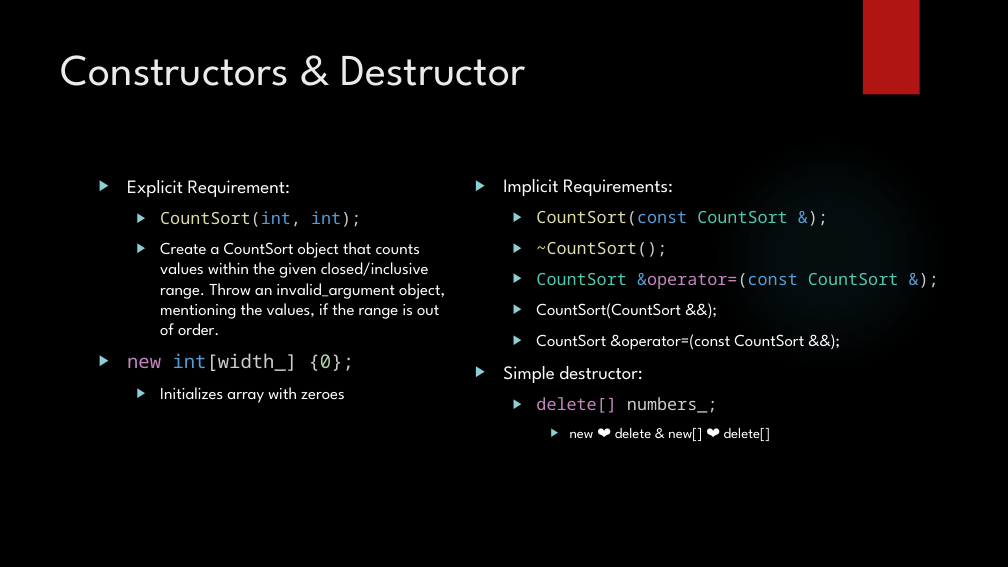
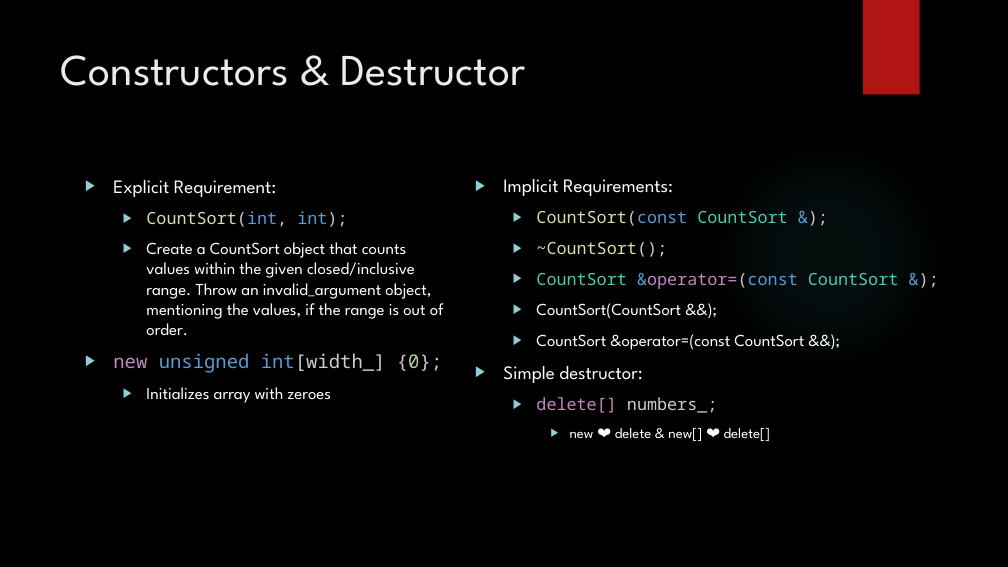
Before and after one commit to dgaron/cs253, a slide deck: slide 5 of Presentation/HW7_presentation.pptx. Drawn at 1008x567 pixels with LibreOffice and Linux fonts; fonts in the diff are those of the drawing; background and template pictures are left out. Boxes give left, top, right and bottom in pixels: in the first picture for what was removed or moved away, otherwise in the second. Text is boxed around its words. In the diff, an @@ line names an element or a change of style, - is before the commit and + after.

Commit message:
numbers_ array is unsigned int, size_ uses unsigned long

```diff
--- a/Presentation/HW7_presentation.pptx
+++ b/Presentation/HW7_presentation.pptx
@@ text "Explicit Requirement:" moved from (x1=127, y1=180, x2=445, y2=403) to (x1=113, y1=180, x2=444, y2=403) @@
@@ text at (x1=113, y1=353, x2=442, y2=373): text changed; text colour #CCCCCC to #569CD6 @@
-▶ new int[width_] {0};
+▶ new unsigned int[width_] {0};
```
Also in this commit, not shown: 6 other slides changed, 3 other files.
